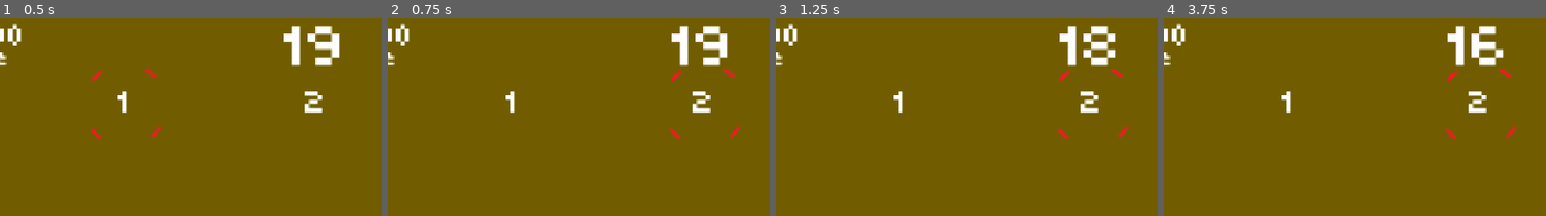
Above: before the commit, frames 1-4 (left to right).
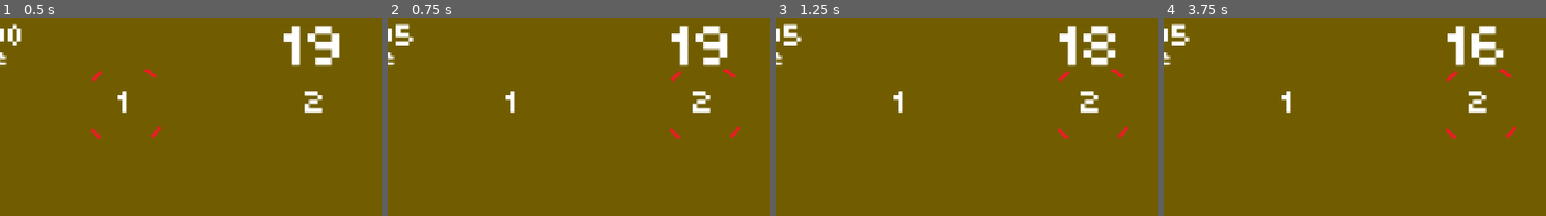
Above: after the commit, the same moments.

Repository: sdepouw/mathematics-and-cheese
Game: Godot game, scene res://Scenes/Main/main.tscn
The game is run twice, just before and just after one commit, with the same random seed, the same clock (stepped at 60 frames per second) and the same inputs.
Inputs:
- Up to frame 1 (0.5 s): no input
- Up to frame 2 (0.75 s): tap Enter at 0.5 s; hold D (move_right) from 0.53 s (still down); tap Space (fire) at 0.6 s
- Up to frame 3 (1.25 s): keep holding D (move_right)
- Up to frame 4 (3.75 s): release D (move_right) at 1.28 s; hold S (move_down) 1.28-2.03 s; tap Space (fire) at 1.35, 2, 2.1, 2.85, 3.5, 3.6 s; hold D (move_right) 2.03-2.78 s; tap Enter at 2.75 s; hold W (move_up) 2.78-3.53 s; hold A (move_left) from 3.53 s (still down)
The pictures show only the part of the screen within x 9-59%, y 0-50%; the shares and areas given below are measured in that part.

Frame 1 is identical in both runs. In frame 2, 0.3% of the frame differs, in the area x 2-7%, y 2-14%; in frame 3, 0.3%; in frame 4, 0.3%.

Commit message:
Experimenting with EventBus

Diff:
--- a/Game/Scenes/HUD/hud.gd
+++ b/Game/Scenes/HUD/hud.gd
@@ -1,26 +1,35 @@
 class_name HUD
 extends CanvasLayer
 
-@onready var ScoreLabel: Label = $ScoreLabel;
-@onready var HighScoreLabel: Label = $HighScoreLabel;
-@onready var TimeLabel: Label = $TimeLabel;
+@onready var _scoreLabel: Label = $ScoreLabel;
+@onready var _highScoreLabel: Label = $HighScoreLabel;
+@onready var _timeLabel: Label = $TimeLabel;
+
+var _display_locked: bool = false
 
 func update_score_display(score: int) -> void:
-  ScoreLabel.text = _clamp_score_display(score)
+  _scoreLabel.text = _clamp_score_display(score)
 
 func update_high_score_display(high_score: int) -> void:
-  HighScoreLabel.text = _clamp_score_display(high_score)
+  _highScoreLabel.text = _clamp_score_display(high_score)
 
 func update_time_display(time_remaining: float) -> void:
-  if (time_remaining <= 0):
-    TimeLabel.text = "GAME!"
-    return;
+  if _display_locked:
+    return
   var format: String = "%2d"
   if (time_remaining < 10):
-    # formats as as "0.0"
-    # the 3 indicates '3 total symbols', and the 1 indicates 'only 1 digit to the right of the .'
+    # Formats float as as "0.0"
+    # The 3 indicates '3 total symbols'
+    # The 1 indicates 'only 1 digit to the right of the .'
     format = "%3.1f"
-  TimeLabel.text = format % time_remaining
+  _timeLabel.text = format % time_remaining
 
 func _clamp_score_display(score: int) -> String:
   return "%05d" % max(0, score)
+
+func _on_game_started() -> void:
+  _display_locked = false
+
+func _on_game_ended() -> void:
+  _display_locked = true
+  _timeLabel.text = "Game!"
--- /dev/null
+++ b/Game/Scenes/Main/events.gd
@@ -0,0 +1,5 @@
+class_name Events
+extends Node
+
+signal game_started()
+signal game_ended()
--- a/Game/Scenes/Main/main.gd
+++ b/Game/Scenes/Main/main.gd
@@ -18,6 +18,7 @@
 @onready var _currentlyHeldThing: Label = $CurrentlyHeldThing;
 @onready var _hud: HUD = $HUD
 @onready var _gameTimer: Timer = $GameTimer
+@onready var _events: Events = $Events
 
 var _targets: Array
 var _currentTarget: Vector2
@@ -28,7 +29,7 @@
   get:
     return _currentScore
   set(value):
-    _currentScore = min(value, 0)
+    _currentScore = max(value, 0)
     _hud.update_score_display(_currentScore)
 
 var _highScore: int = 0:
@@ -45,9 +46,9 @@
 func _ready() -> void:
   _targets.append([_target1, _target2, _target3])
   _targets.append([_target4, _target5, _target6])
-  _new_game()
+  _events.game_started.emit();
 
-func _new_game() -> void:
+func _on_game_started() -> void:
   _gameOn = true
   _currentScore = 0
   _currentTarget = Vector2.ZERO
@@ -55,6 +56,18 @@
   _reticle.position = _getCurrentTarget().position
   _assignNewThing()
   _gameTimer.start()
+
+func _on_game_ended() -> void:
+  # TODO: Show Game Over screen
+  _reticle.hide()
+  _gameOn = false
+  if _currentScore > _highScore:
+    # TODO: Persist high score
+    _highScore = _currentScore
+  # TODO: Give the player a button to play again
+  # TODO: And to start, for that matter
+  await get_tree().create_timer(5.0).timeout
+  _events.game_started.emit()
 
 func _process(_delta: float) -> void:
   if (!_gameOn):
@@ -110,14 +123,4 @@
     _reticle.position = _getCurrentTarget().position
 
 func _on_game_timer_timeout() -> void:
-  # TODO: Show Game Over screen
-  _reticle.hide()
-  _gameOn = false
-  _hud.update_time_display(0)
-  if _currentScore > _highScore:
-    # TODO: Persist high score
-    _highScore = _currentScore
-  # TODO: Give the player a button to play again
-  # TODO: And to start, for that matter
-  await get_tree().create_timer(5.0).timeout
-  _new_game()
+  _events.game_ended.emit()
--- a/Game/Scenes/Main/main.tscn
+++ b/Game/Scenes/Main/main.tscn
@@ -1,12 +1,16 @@
-[gd_scene load_steps=5 format=3 uid="uid://du0qdv00hfe3g"]
+[gd_scene load_steps=6 format=3 uid="uid://du0qdv00hfe3g"]
 
 [ext_resource type="Script" uid="uid://75y8glss6r2g" path="res://Scenes/Main/main.gd" id="1_1r6ip"]
 [ext_resource type="PackedScene" uid="uid://u0p710ebviv6" path="res://Scenes/Target/target.tscn" id="2_lixft"]
+[ext_resource type="Script" uid="uid://dxywswnxf614h" path="res://Scenes/Main/events.gd" id="2_p6jpk"]
 [ext_resource type="Texture2D" uid="uid://k78lbssqjiui" path="res://Assets/Art/Reticle.png" id="4_5yls4"]
 [ext_resource type="PackedScene" uid="uid://cfdil1vt2522f" path="res://Scenes/HUD/hud.tscn" id="4_p6jpk"]
 
 [node name="Main" type="Node"]
 script = ExtResource("1_1r6ip")
+
+[node name="Events" type="Node" parent="."]
+script = ExtResource("2_p6jpk")
 
 [node name="ColorRect" type="ColorRect" parent="."]
 anchors_preset = 15
@@ -66,4 +70,8 @@
 wait_time = 20.0
 one_shot = true
 
+[connection signal="game_ended" from="Events" to="." method="_on_game_ended"]
+[connection signal="game_ended" from="Events" to="HUD" method="_on_game_ended"]
+[connection signal="game_started" from="Events" to="." method="_on_game_started"]
+[connection signal="game_started" from="Events" to="HUD" method="_on_game_started"]
 [connection signal="timeout" from="GameTimer" to="." method="_on_game_timer_timeout"]
--- a/Game/Scenes/Target/target.gd
+++ b/Game/Scenes/Target/target.gd
@@ -1,5 +1,4 @@
 class_name Target
-
 extends Marker2D
 
 ## The ID of the Target to match
--- a/Game/project.godot
+++ b/Game/project.godot
@@ -23,7 +23,7 @@
 gdscript/warnings/unused_local_constant=2
 gdscript/warnings/unused_private_class_variable=2
 gdscript/warnings/unused_parameter=2
-gdscript/warnings/unused_signal=2
+gdscript/warnings/unused_signal=0
 gdscript/warnings/shadowed_variable=2
 gdscript/warnings/shadowed_variable_base_class=2
 gdscript/warnings/shadowed_global_identifier=2
Not shown, added: Game/Scenes/Main/events.gd.uid
